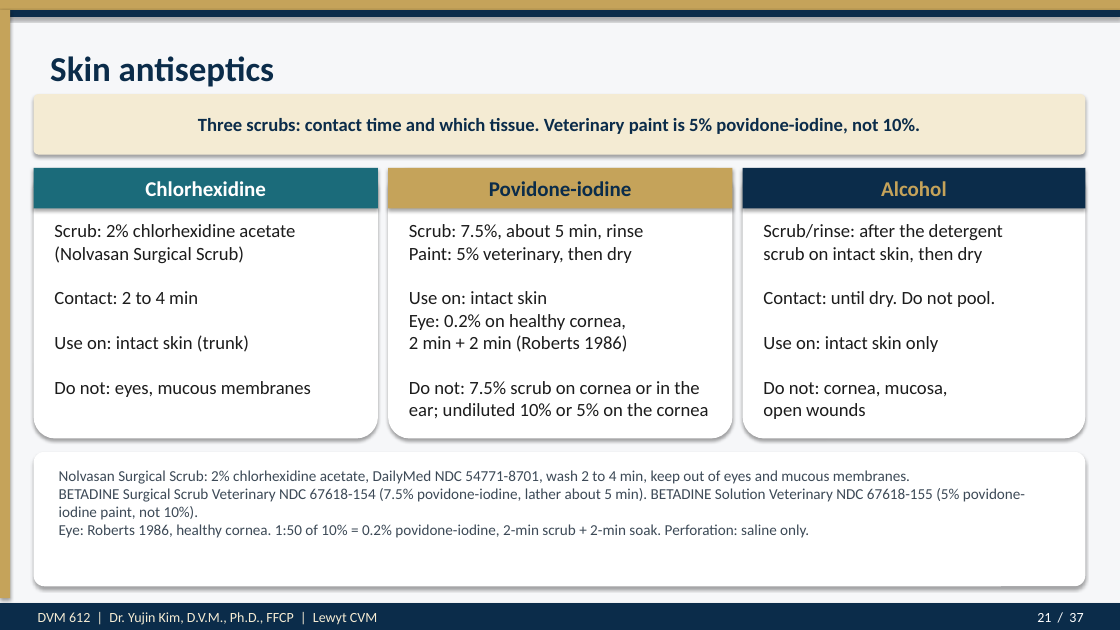
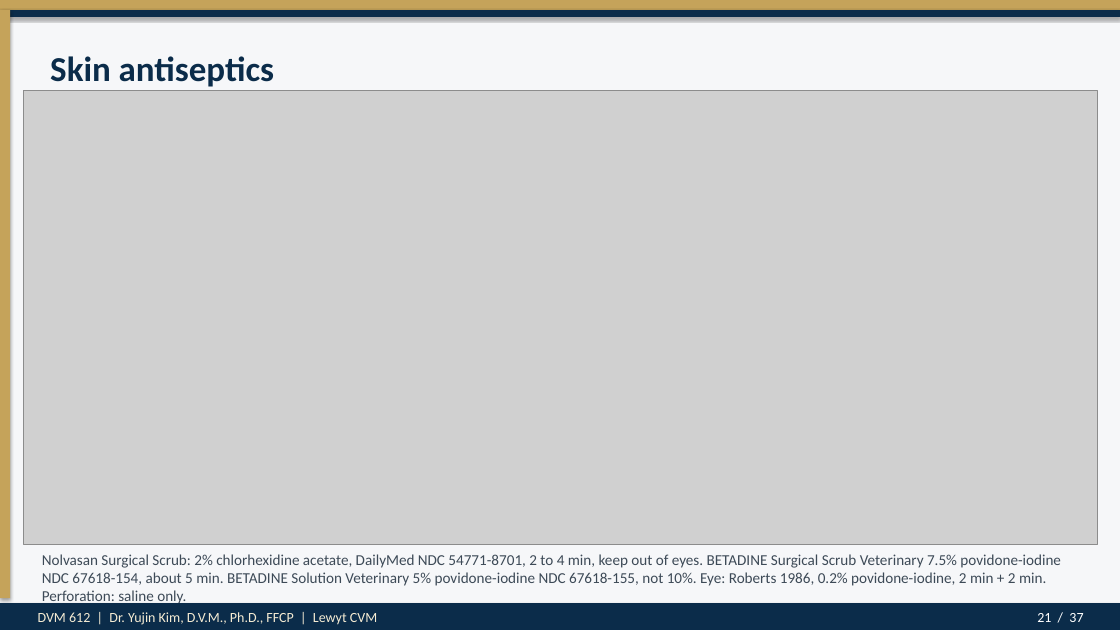
Before and after one commit to drkimvet/happycare, a slide deck: slide 21 of lectures/DVM-612_Week4_Preop_PatientPrep_Postop.pptx. Drawn at 1120x630 pixels with LibreOffice and Linux fonts; fonts in the diff are those of the drawing; grey boxes stand for pictures. Boxes give left, top, right and bottom in pixels: in the first picture for what was removed or moved away, otherwise in the second. Text is boxed around its words. In the diff, an @@ line names an element or a change of style, - is before the commit and + after.

```diff
--- a/lectures/DVM-612_Week4_Preop_PatientPrep_Postop.pptx
+++ b/lectures/DVM-612_Week4_Preop_PatientPrep_Postop.pptx
@@ picture added at [24, 91, 1097, 544] @@
@@ rounded rectangle removed at [34, 94, 1086, 155] @@
@@ text removed at [198, 118, 920, 134] @@
-Three scrubs: contact time and which tissue. Veterinary paint is 5% povidone-iodine, not 10%.
@@ rounded rectangle removed at [34, 168, 378, 439] @@
@@ rectangle removed at [34, 168, 378, 208] @@
@@ rounded rectangle removed at [388, 168, 733, 439] @@
@@ rectangle removed at [388, 168, 733, 208] @@
@@ rounded rectangle removed at [743, 168, 1086, 439] @@
@@ rectangle removed at [743, 168, 1086, 208] @@
@@ text removed at [145, 181, 266, 196] @@
-Chlorhexidine
@@ text removed at [489, 181, 632, 196] @@
-Povidone-iodine
@@ text removed at [881, 181, 947, 196] @@
-Alcohol
@@ text removed at [54, 224, 311, 397] @@
-Scrub: 2% chlorhexidine acetate
-(Nolvasan Surgical Scrub)
-Contact: 2 to 4 min
-Use on: intact skin (trunk)
-Do not: eyes, mucous membranes
@@ text removed at [409, 224, 709, 418] @@
-Scrub: 7.5%, about 5 min, rinse
-Paint: 5% veterinary, then dry
-Use on: intact skin
-Eye: 0.2% on healthy cornea,
-2 min + 2 min (Roberts 1986)
-Do not: 7.5% scrub on cornea or in the ear; undiluted 10% or 5% on the cornea
@@ text removed at [763, 224, 1003, 419] @@
-Scrub/rinse: after the detergent
-scrub on intact skin, then dry
-Contact: until dry. Do not pool.
-Use on: intact skin only
-Do not: cornea, mucosa,
-open wounds
@@ rounded rectangle removed at [34, 452, 1086, 586] @@
@@ text at [42, 554, 1061, 606]: text changed @@
-Nolvasan Surgical Scrub: 2% chlorhexidine acetate, DailyMed NDC 54771-8701, wash 2 to 4 min, keep out of eyes and mucous membranes.
-BETADINE Surgical Scrub Veterinary NDC 67618-154 (7.5% povidone-iodine, lather about 5 min). BETADINE Solution Veterinary NDC 67618-155 (5% povidone-iodine paint, not 10%).
-Eye: Roberts 1986, healthy cornea. 1:50 of 10% = 0.2% povidone-iodine, 2-min scrub + 2-min soak. Perforation: saline only.
+Nolvasan Surgical Scrub: 2% chlorhexidine acetate, DailyMed NDC 54771-8701, 2 to 4 min, keep out of eyes. BETADINE Surgical Scrub Veterinary 7.5% povidone-iodine NDC 67618-154, about 5 min. BETADINE Solution Veterinary 5% povidone-iodine NDC 67618-155, not 10%. Eye: Roberts 1986, 0.2% povidone-iodine, 2 min + 2 min. Perforation: saline only.
```
Also in this commit, not shown: 5 other files.
